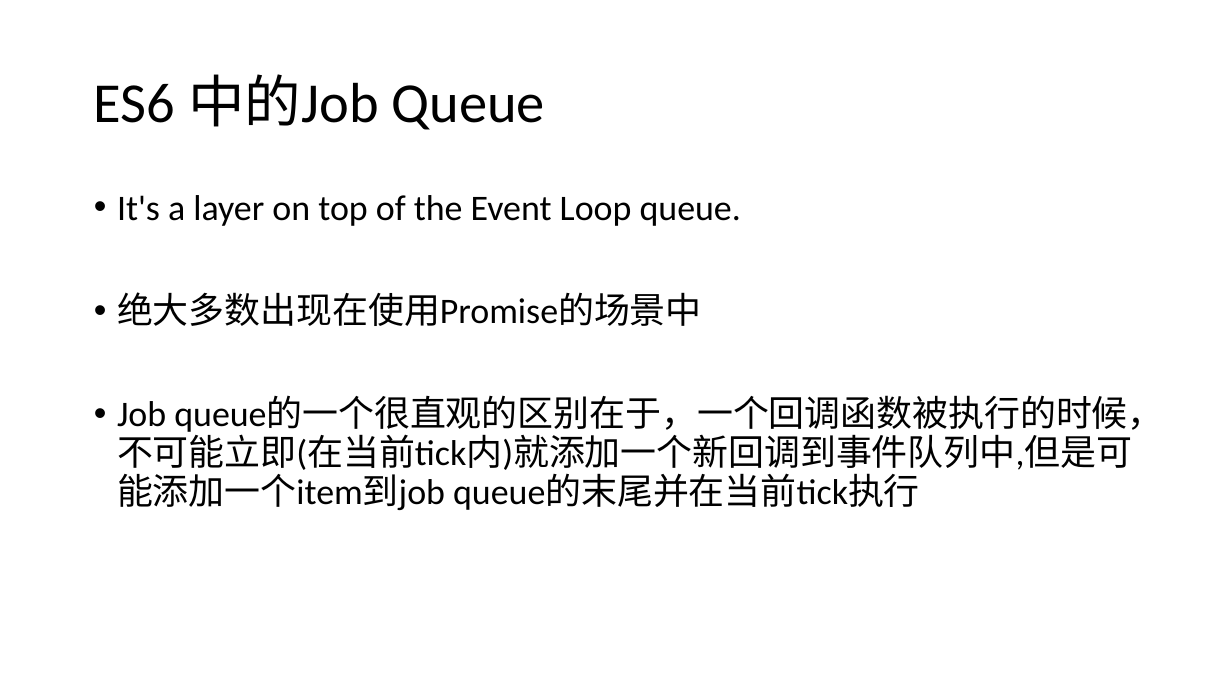
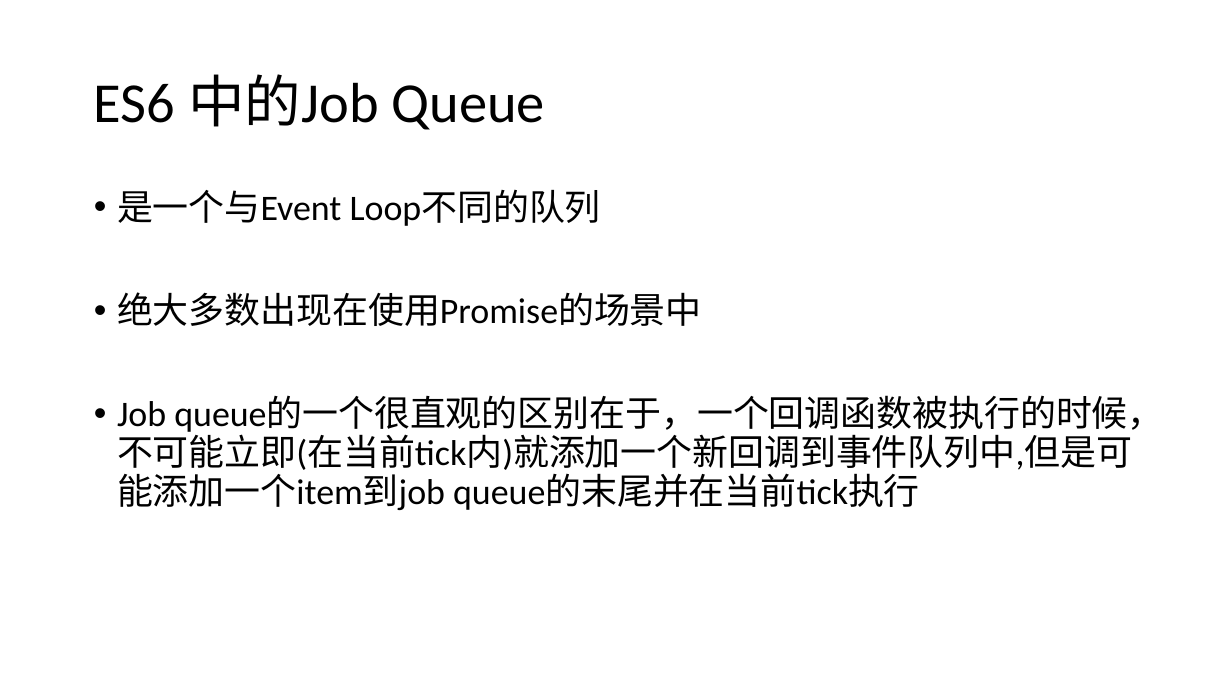
Before and after one commit to WHITE-ILMARE/Technique-Share, a slide deck: slide 14 of Deep Digging in Browser.pptx. Drawn at 1232x693 pixels with LibreOffice and Linux fonts; fonts in the diff are those of the drawing. Boxes give left, top, right and bottom in pixels: in the first picture for what was removed or moved away, otherwise in the second. Text is boxed around its words. In the diff, an @@ line names an element or a change of style, - is before the commit and + after.

```diff
--- a/Deep Digging in Browser.pptx
+++ b/Deep Digging in Browser.pptx
@@ text at (x1=117, y1=190, x2=601, y2=226): text changed @@
-• It's a layer on top of the Event Loop queue.
+• 是一个与Event Loop不同的队列
```
Also in this commit, not shown: 3 other slides changed, 3 slides added, 1 slide removed.
